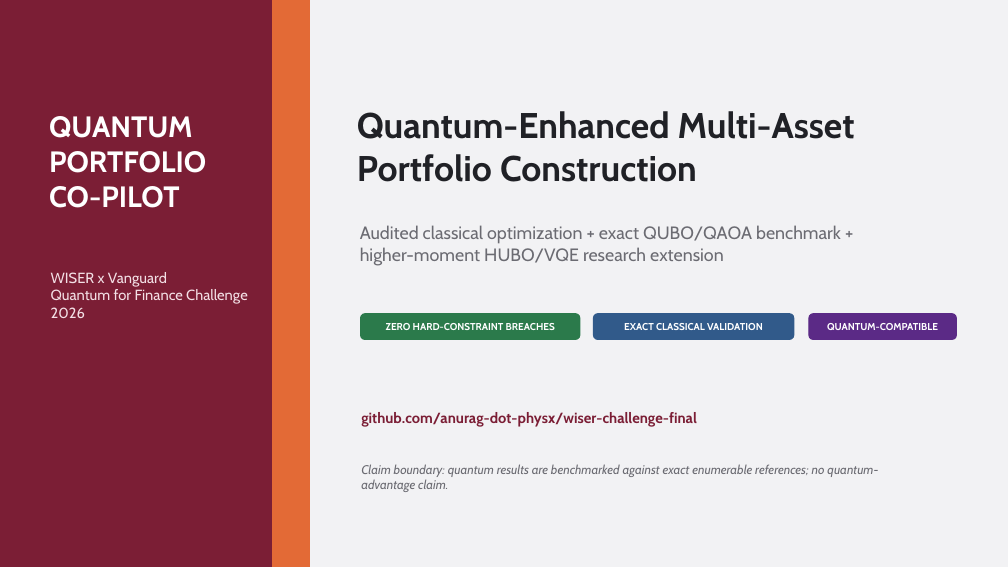
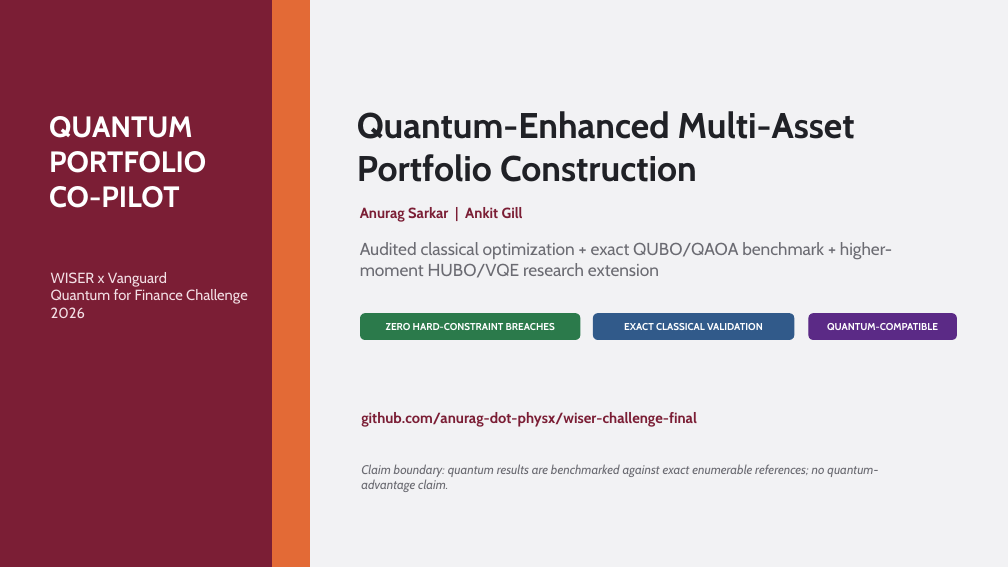
Before and after one commit to anurag-dot-physx/wiser-challenge-final, a slide deck: slide 1 of presentation/WISER_Vanguard_Quantum_Portfolio_Challenge_2026.pptx. Drawn at 1008x567 pixels with LibreOffice and Linux fonts; fonts in the diff are those of the drawing. Boxes give left, top, right and bottom in pixels: in the first picture for what was removed or moved away, otherwise in the second. Text is boxed around its words. In the diff, an @@ line names an element or a change of style, - is before the commit and + after.

```diff
--- a/presentation/WISER_Vanguard_Quantum_Portfolio_Challenge_2026.pptx
+++ b/presentation/WISER_Vanguard_Quantum_Portfolio_Challenge_2026.pptx
@@ text added at (x1=360, y1=207, x2=523, y2=222), 14 pt, text #7B1E35, bold @@
+Anurag Sarkar | Ankit Gill
@@ text "Audited classical optimization + exact ..." moved from (x1=360, y1=225, x2=841, y2=266) to (x1=360, y1=242, x2=892, y2=278) @@
@@ text "Audited classical optimization + exact ..." at (x1=360, y1=242, x2=892, y2=278): size 17 to 16.5 pt @@
```
Also in this commit, not shown: 1 other file.
